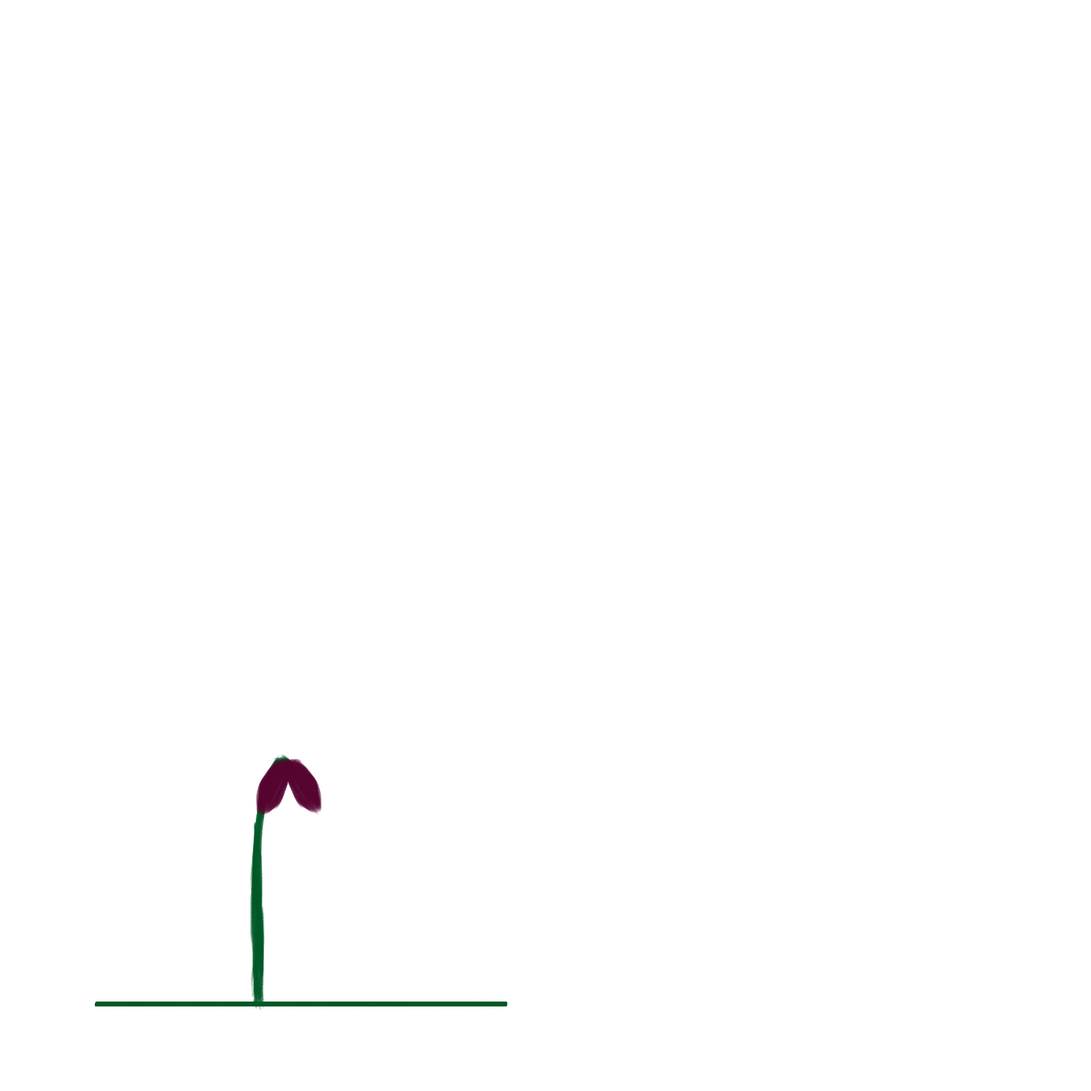
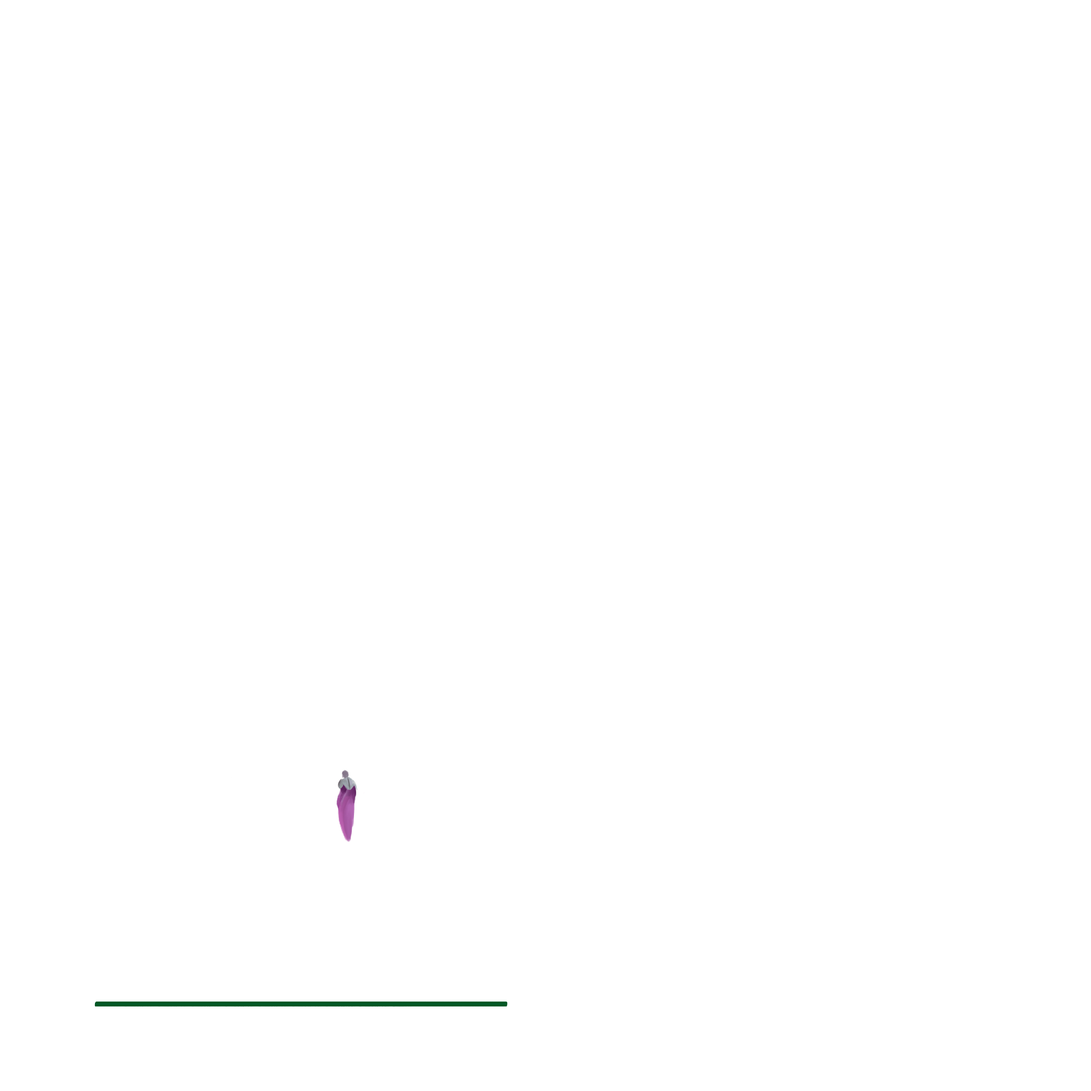
The second 1091px x 1091px image is a revision of the first. Changes to its layers:
removed layer "Layer 41 copy" from group "Group 15" over 255, 756, 292, 819
added layer "Layer 53" in group "Group 15" over 337, 770, 359, 791
hid "Layer 42", painted on it over 337, 783, 351, 803
removed layer "Layer 41" from group "Group 15" over 284, 756, 322, 816
added group "Group 16" with 3 layers in group "Group 12" over 336, 780, 365, 843
added layer "Layer 57" in group "Group 16" over 343, 783, 357, 843
added layer "Layer 56" in group "Group 16" over 337, 782, 365, 843
added layer "Layer 55" in group "Group 16" over 336, 780, 350, 824
hid "Layer 33", painted on it over 249, 754, 297, 1012
